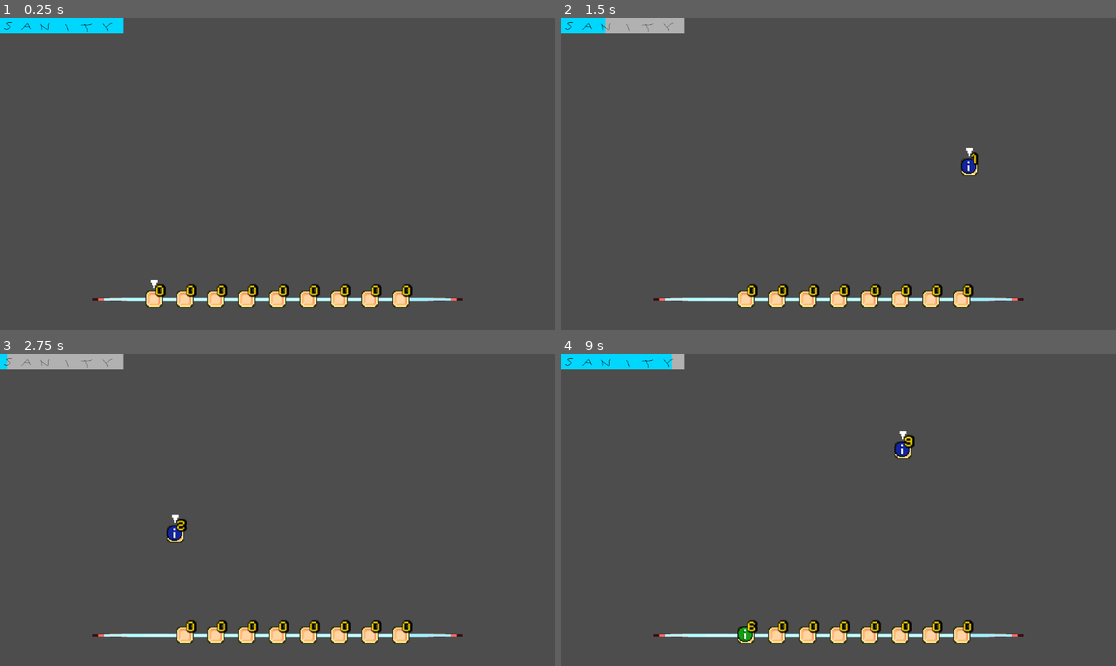
Above: before the commit, frames 1-4 (two rows, left to right).
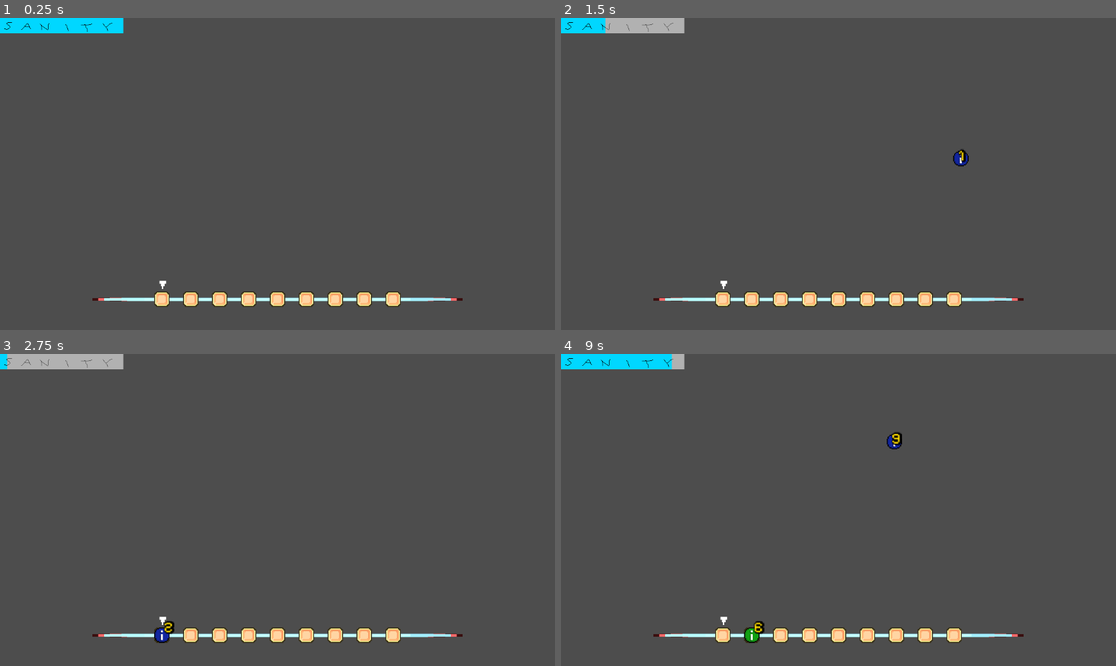
Above: after the commit, the same moments.

Repository: USV-GAM236-SPR24/Smog
Game: Godot game, scene res://scenes/game.tscn
The game is run twice, just before and just after one commit, with the same random seed, the same clock (stepped at 60 frames per second) and the same inputs.
Inputs (mouse positions are in pixels of both pictures, inside the frame that each line leads up to):
- Up to frame 1 (0.25 s): no input
- Up to frame 2 (1.5 s): click (716, 298) at 0.52 s; tap Enter (ui_accept) at 1.25 s; move the mouse to (960, 158) at 1.27 s; hold Right (ui_right) from 1.28 s (still down); tap T at 1.35 s
- Up to frame 3 (2.75 s): tap Enter (ui_accept) at 1.52, 2, 2.27 s; move the mouse to (166, 525) at 2.02 s; release Right (ui_right) at 2.03 s; hold Left (ui_left) from 2.03 s (still down); tap T at 2.1 s
- Up to frame 4 (9 s): tap Enter (ui_accept) at 2.75, 3.5, 3.77, 4.25, 4.52, 5, 5.27, 6.77, 7.52, 8.27 s; move the mouse to (894, 441) at 2.77 s; release Left (ui_left) at 2.78 s; hold Right (ui_right) 2.78-4.28 s; tap F at 2.85, 8.1 s; tap T at 3.05, 3.8, 4.55, 5.3, 6.05, 6.6, 7.35, 8.3 s; move the mouse to (810, 572) at 3.52 s; tap G at 3.6, 8.85 s; move the mouse to (1005, 556) at 4.27 s; hold Left (ui_left) 4.28-6.53 s; tap L at 4.35 s; move the mouse to (672, 463) at 5.02 s; tap J at 5.1 s; move the mouse to (866, 510) at 5.77 s; tap K at 5.85 s; move the mouse to (755, 432) at 6.52 s; hold Right (ui_right) 6.53-8.78 s; move the mouse to (960, 494) at 7.27 s; move the mouse to (727, 525) at 8.02 s; move the mouse to (894, 441) at 8.77 s; hold Left (ui_left) from 8.78 s (still down)

The runs differ from the first frame. In frame 1, 1.9% of the frame differs, in the area x 26-75%, y 83-93%; in frame 2, 2.1%; in frame 3, 2.1%; in frame 4, 2.1%, in the area x 27-75%, y 24-93%.

Commit message:
dragging

Diff:
--- a/Smog/scenes/inventory/inventory_slot.tscn
+++ b/Smog/scenes/inventory/inventory_slot.tscn
@@ -19,14 +19,13 @@
 [sub_resource type="StyleBoxTexture" id="StyleBoxTexture_wrjqt"]
 
 [node name="Panel" type="Panel"]
-custom_minimum_size = Vector2(18, 18)
-offset_right = 18.0
-offset_bottom = 18.0
+custom_minimum_size = Vector2(16, 16)
+offset_right = 16.0
+offset_bottom = 16.0
 theme_override_styles/panel = SubResource("StyleBoxTexture_emcjm")
 script = ExtResource("2_ncere")
 
 [node name="items" type="Control" parent="."]
-unique_name_in_owner = true
 anchors_preset = 0
 
 [node name="selectImg" type="TextureRect" parent="."]
--- a/Smog/scripts/inventory_slot.gd
+++ b/Smog/scripts/inventory_slot.gd
@@ -8,20 +8,34 @@
 	set(value):
 		item_count = value
 		_update_counter()
-var first_item: Item:
+@onready var items: Control:
 	get:
-		return %items.get_child(0)
+		return get_child(0)
+@onready var first_item: Item:
+	get:
+		return items.get_child(0)
+
 
 #is item stack selected?
 var selected = false
 
 var pressed = false
 
-@onready var collision_rect := Rect2(position, size*scale)
+var initial_items_position: Vector2
+var intial_label_position: Vector2
+
 
 func _process(delta):
 	if pressed:
-		global_position = get_global_mouse_position()
+		if initial_items_position == Vector2.ZERO:
+			initial_items_position = items.global_position
+			intial_label_position = %itemCounter.global_position
+		items.global_position = get_global_mouse_position() - get_global_rect().size / 2
+		%itemCounter.global_position = items.global_position + Vector2(10, -10)
+		return
+	if initial_items_position != Vector2.ZERO:
+		items.global_position = initial_items_position
+		%itemCounter.global_position = intial_label_position
 
 #call use() on item in %items and free it afterwards, then update counter
 func use() -> void:
@@ -41,7 +55,7 @@
 	if item_count >= MAX_ITEMS:
 		return
 
-	%items.add_child(item)
+	items.add_child(item)
 	item_count += 1
 
 
@@ -64,28 +78,36 @@
 #update UI text
 func _update_counter() -> void:
 	%itemCounter.text = str(item_count)
+	%itemCounter.visible = item_count != 0
 
 
 #update UI on ready
 func _ready() -> void:
 	_update_counter()
-	print(collision_rect)
 
 
 func _on_button_button_down():
 	pressed = true
 
 func _on_button_button_up():
-
-	var smallest: float = INF
-	var smallesSlot: InventorySlot = self
-
 	if pressed:
 		for slot in get_parent().get_children():
-			var dist = self.global_position.distance_to(slot.global_position)
 			if self == slot:
 				continue
-			if dist < 20:
-				print(slot.name)
-				break
+			if slot.get_global_rect().has_point(get_global_mouse_position()):
+				var temp_parent = Control.new()
+				var temp_count = 0
+				temp_count = item_count
+				item_count = slot.item_count
+				slot.item_count = temp_count
+				for item in items.get_children():
+					items.remove_child(item)
+					temp_parent.add_child(item)
+				for item in slot.items.get_children():
+					slot.items.remove_child(item)
+					items.add_child(item)
+				for item in temp_parent.get_children():
+					temp_parent.remove_child(item)
+					slot.items.add_child(item)
+
 	pressed = false
